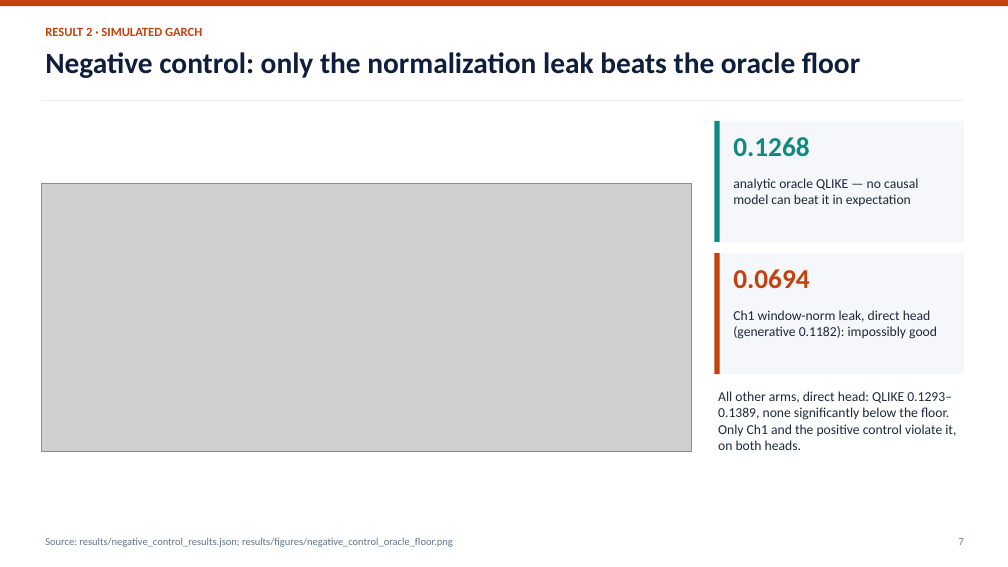
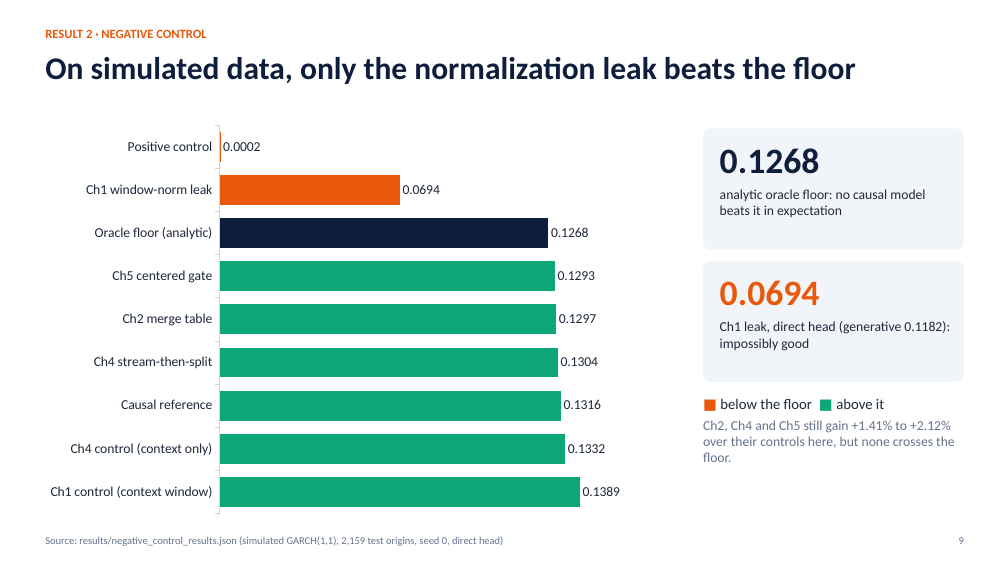
Before and after one commit to devanshjangid2005/causal-vol-tokenizer, a slide deck: slide 9 of presentation/final_presentation.pptx (slide 7 before the commit). Drawn at 1008x567 pixels with LibreOffice and Linux fonts; fonts in the diff are those of the drawing; grey boxes stand for pictures. Boxes give left, top, right and bottom in pixels: in the first picture for what was removed or moved away, otherwise in the second. Text is boxed around its words. In the diff, an @@ line names an element or a change of style, - is before the commit and + after.

```diff
--- a/presentation/final_presentation.pptx
+++ b/presentation/final_presentation.pptx
@@ rectangle removed at box(0, 0, 1008, 6) @@
@@ text at box(45, 29, 206, 38): text changed; text colour #C2410C to #E8590C @@
-RESULT 2 · SIMULATED GARCH
+RESULT 2 · NEGATIVE CONTROL
@@ text at box(45, 57, 855, 84): text changed; size 28 to 30 pt @@
-Negative control: only the normalization leak beats the oracle floor
+On simulated data, only the normalization leak beats the floor
@@ bar chart added at box(38, 117, 673, 522) @@
+categories: Positive control, Ch1 window-norm leak, Oracle floor (analytic), Ch5 centered gate, Ch2 merge table, Ch4 stream-then-split, Causal reference, Ch4 control (context only), Ch1 control (context window)
+Series 1: 0.0002, 0.0694, 0.1268, 0.1293, 0.1297, 0.1304, 0.1316, 0.1332, 0.1389
@@ rectangle removed at box(42, 100, 964, 101) @@
@@ rounded rectangle added at box(703, 129, 964, 250), fill #F1F5F9 @@
@@ rectangle removed at box(715, 121, 964, 242) @@
@@ rectangle removed at box(715, 121, 720, 242) @@
@@ text "0.1268": place and size @@
-text "0.1268" at box(733, 137, 809, 157)
+text "0.1268" at box(720, 148, 820, 174)
@@ text "0.1268" at box(720, 148, 820, 174): size 26 to 34 pt, text colour #0F8A7E to #0F1E3C; less space between paragraphs @@
@@ picture removed at box(42, 184, 692, 452) @@
@@ text at box(720, 189, 925, 217): text changed @@
-analytic oracle QLIKE — no causal model can beat it in expectation
+analytic oracle floor: no causal model beats it in expectation
@@ rounded rectangle added at box(703, 261, 964, 382), fill #F1F5F9 @@
@@ rectangle removed at box(715, 253, 964, 374) @@
@@ rectangle removed at box(715, 253, 720, 374) @@
@@ text "0.0694": place and size @@
-text "0.0694" at box(733, 269, 809, 288)
+text "0.0694" at box(720, 280, 820, 306)
@@ text "0.0694" at box(720, 280, 820, 306): size 26 to 34 pt, text colour #C2410C to #E8590C; less space between paragraphs @@
@@ text at box(720, 321, 950, 351): text changed @@
-Ch1 window-norm leak, direct head (generative 0.1182): impossibly good
+Ch1 leak, direct head (generative 0.1182): impossibly good
@@ text added at box(703, 399, 955, 462), 13 pt, text #64748B @@
+■ below the floor ■ above it
+Ch2, Ch4 and Ch5 still gain +1.41% to +2.12% over their controls here, but none crosses the floor.
@@ text removed at box(718, 391, 956, 450) @@
-All other arms, direct head: QLIKE 0.1293–0.1389, none significantly below the floor. Only Ch1 and the positive control violate it, on both heads.
@@ text at box(45, 536, 503, 546): text changed @@
-Source: results/negative_control_results.json; results/figures/negative_control_oracle_floor.png
+Source: results/negative_control_results.json (simulated GARCH(1,1), 2,159 test origins, seed 0, direct head)
```
Also in this commit, not shown: 5 other slides changed, 12 slides added, 8 slides removed, 25 other files.
